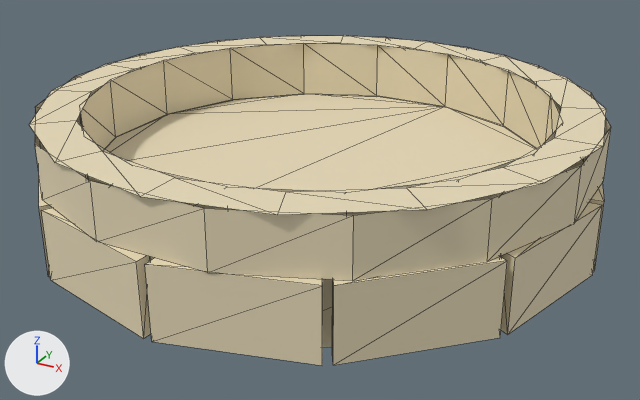
Before and after pictures for a commit that changed the glTF model sketches/core-loop/assets/models/geyser_launcher_drum.glb.
The view is the same before and after, from a 50 mm camera at (5.05, -9.18, 3.75) aimed at (0.11, -0.19, -0.75). Arrows for +X, +Y and +Z are at lower left; the lights stay in place. The picture after the commit comes second. Mesh edges are drawn as thin lines. Where no turn or scale is listed for an object, it has been applied to the vertices. Vertices at exactly the same position are counted once.

Objects in the first picture: 'Drum'.
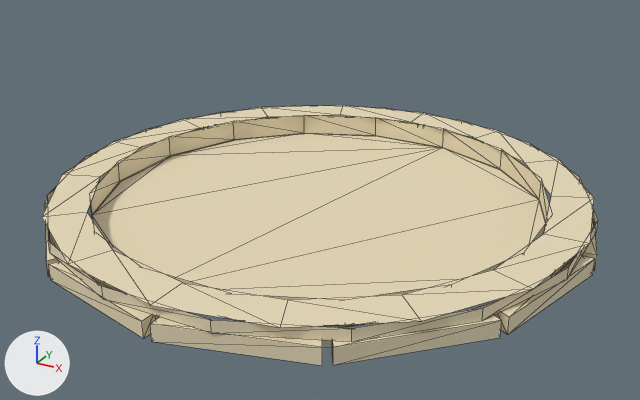
Commit message: RECIPE-WAVE geyser_launcher fix: low stone well that matches the code's footprint

The change in detail:
me_drum is used by ob_drum; location (0.0, 0.0, 0.0).
me_drum had 232 vertices, 262 faces and spanned x -3.5..3.5, y -3.5..3.5, z -1.0..0.5.
me_drum now has 232 vertices, 262 faces and spans x -3.5..3.5, y -3.5..3.5, z -1.0..-0.65.
me_drum part 1: the loose piece of 32 vertices spanning x -3.35..3.35, y -3.35..3.35, z -0.15..0.5 is scaled about its middle by (1, 1, 0.231), then moved by (0.0, 0.0, -0.9).
me_drum part 2: the loose piece of 32 vertices spanning x -3.42..3.42, y -3.42..3.42, z 0.5 is moved by (0.0, 0.0, -1.15).
me_drum part 3: the loose piece of 48 vertices spanning x -2.84..2.84, y -2.84..2.84, z -0.31..0.5 is scaled about its middle by (1, 1, 0.379), then moved by (0.0, 0.0, -0.9).
me_drum part 4: 60 of the vertices in x -3.5..3.5, y -3.5..3.5, z -0.15 are moved by (0.0, 0.0, -0.65).

What differs and where, as boxes [x1, y1, x2, y2] in the pictures (640 x 400 px; the box of a moved part takes in the faces that stretch with it):
'Drum', reshaped (21% shorter)
    before: [29, 35, 611, 365]
    after: [42, 105, 598, 365]
part 1 of me_drum, moved or reshaped
    before: [35, 35, 611, 281]
    after: [47, 105, 598, 342]
part 2 of me_drum, moved or reshaped
    before: [29, 35, 606, 215]
    after: [42, 105, 594, 328]
part 3 of me_drum, moved or reshaped
    before: [80, 44, 560, 215]
    after: [91, 116, 550, 327]
part 4 of me_drum, moved or reshaped
    before: [39, 124, 604, 365]
    after: [45, 115, 597, 365]
